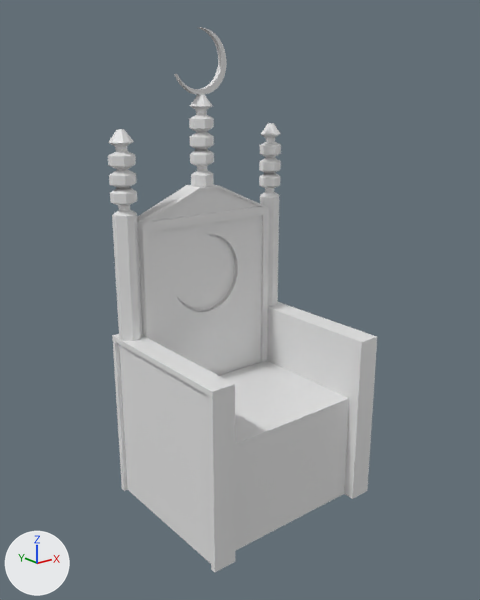
Two versions of the FBX model Models/decorated_chair.fbx, one commit apart.
Before and after are seen from a camera (50 mm lens) standing at (-12.99, -15.72, 13.5) and looking at (-0.23, 0.22, 7.13). The lights are fixed; the arrows at lower left show +X, +Y and +Z.
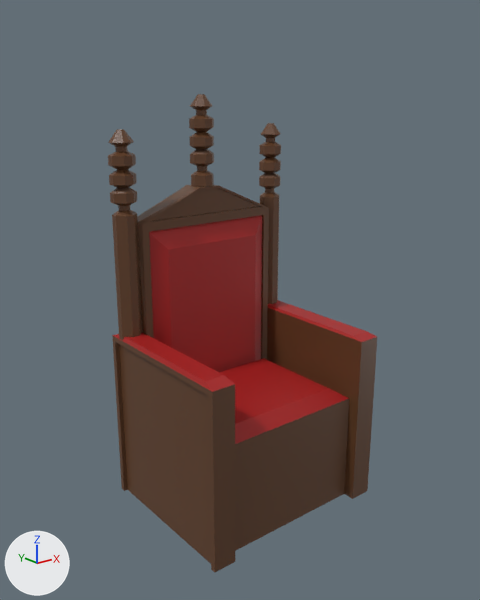
Pixel boxes [x1, y1, x2, y2] of what changed, in the pictures (480 x 600 px):
'Cube.015', reshaped (12% shorter)
    before: [108, 27, 377, 572]
    after: [108, 94, 377, 572]
part 1 of me_cube_015, deleted
    before: [174, 27, 227, 95]
part 2 of me_cube_015, cut back
    both: [113, 215, 377, 444]
part 3 of me_cube_015, recoloured (white to brown)
    both: [108, 94, 377, 572]

The change, as a diff of the scene's bpy script:
```diff
--- a/Models/decorated_chair.fbx.py
+++ b/Models/decorated_chair.fbx.py
@@ mat_decorated1 @@
+mat_decorated1 = principled_material('decorated1')
+mat_decorated1.base_color = (0.12, 0.0497, 0.0203)  # brown #613f27
+mat_decorated1.roughness = 0.4
@@ mat_decorated2 @@
+mat_decorated2 = principled_material('decorated2')
+mat_decorated2.base_color = (0.392, 0.011, 0.011)  # red #a81b1b
@@ me_cube_015 @@
 # used by ob_cube_015; location = (0.0, 0.0, 0.0)
-me_cube_015.from_pydata(...)  # 668 vertices, 536 faces; spans x -3.4..3.4, y -2.5..3.1, z 0.0..15.4
+me_cube_015.from_pydata(...)  # 500 vertices, 456 faces; spans x -3.4..3.4, y -2.5..3.1, z 0.0..13.4
+# me_cube_015 part 1: the loose piece of 92 vertices spanning x -1.0..1.0, y 2.4..2.6, z 13.4..15.4 is deleted
+# me_cube_015 part 2
+# 92 vertices are removed from x -1.4..1.3, y 2.2..2.3, z 6.2..8.9
+# 52 faces are deleted
+# 16 vertices are added at x -3.3..3.3, y -2.1..2.6, z 4.1..8.7
+# 20 new faces join them, mat_decorated2 (red #a81b1b)
+# me_cube_015 part 3: 436 faces spanning x -3.4..3.4, y -2.5..3.1, z 0.0..13.4 switch from mat_material (white #e7e7e7) to mat_decorated1 (brown #613f27)
+me_cube_015.materials.append(mat_decorated2)  # red #a81b1b
```
